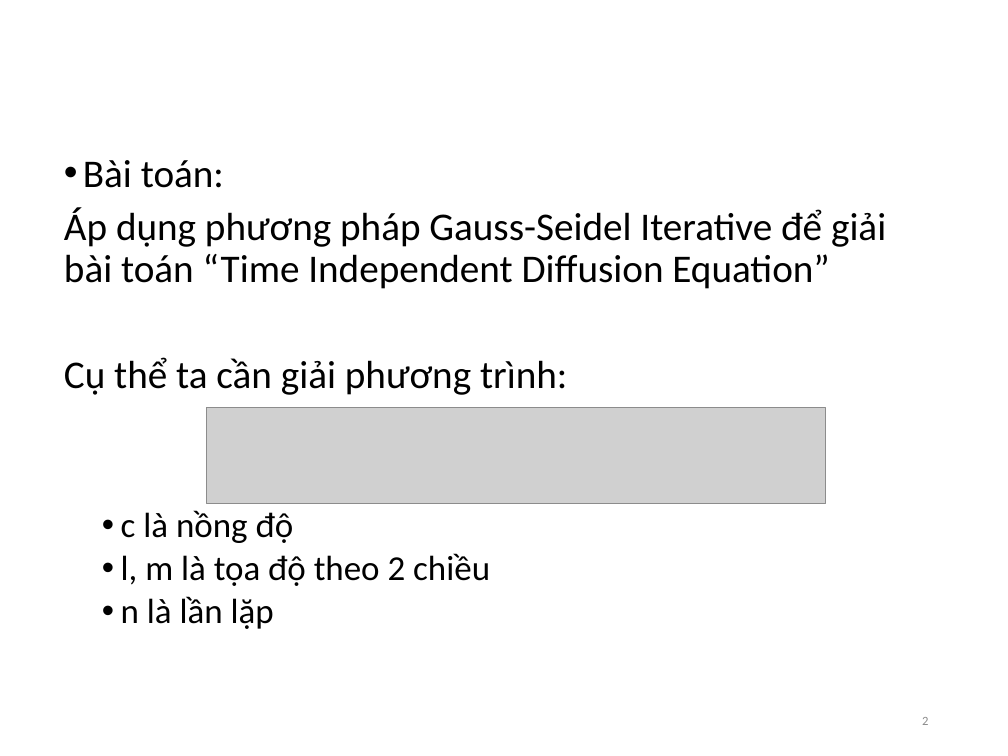
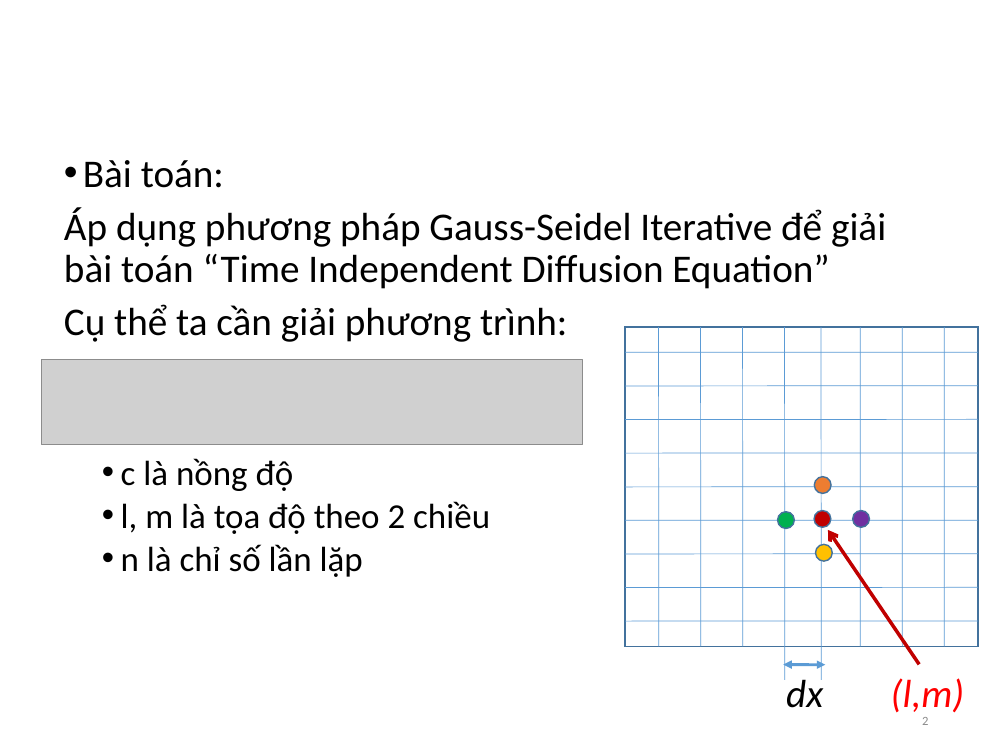
Before and after one commit to ngocbh/diffusion-equation-2d, a slide deck: slide 2 of docs/Gauss-Seidel.pptx. Drawn at 1008x756 pixels with LibreOffice and Linux fonts; fonts in the diff are those of the drawing; grey boxes stand for pictures; background and template pictures are left out. Boxes give left, top, right and bottom in pixels: in the first picture for what was removed or moved away, otherwise in the second. Text is boxed around its words. In the diff, an @@ line names an element or a change of style, - is before the commit and + after.

```diff
--- a/docs/Gauss-Seidel.pptx
+++ b/docs/Gauss-Seidel.pptx
@@ picture: place and size @@
-picture at [207,407,826,504]
+picture at [41,360,583,445]
@@ group added at [625,328,978,713]: 17 lines, 5 ellipses, 2 texts, 1 rectangle, 1 double arrow, 1 arrow @@
+dx
+(l,m)
@@ text at [121,544,363,577]: text changed @@
-  • n là lần lặp
+  • n là chỉ số lần lặp
```
Also in this commit, not shown: 2 other slides changed, 3 slides added, 25 other files.
